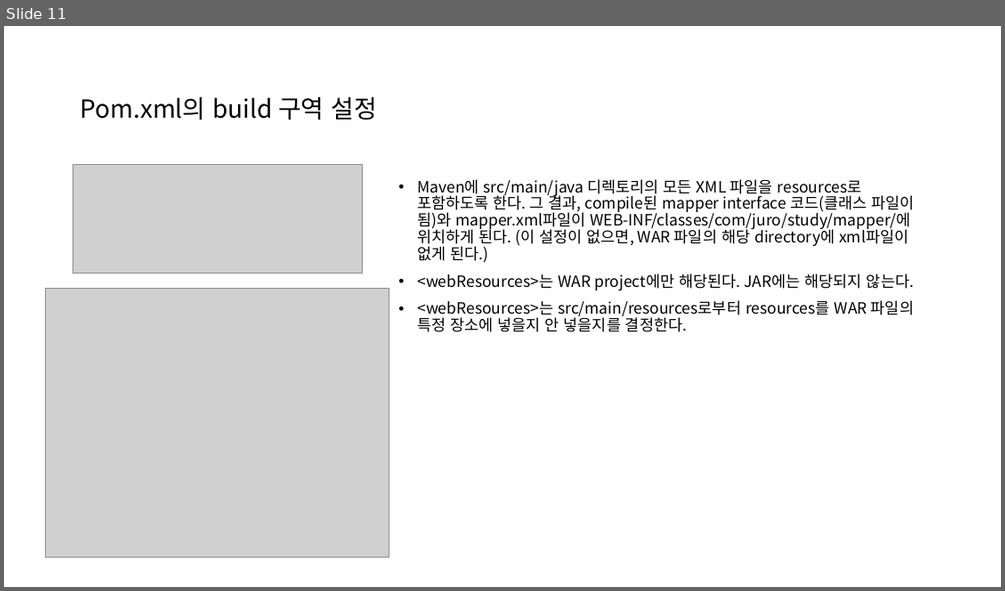
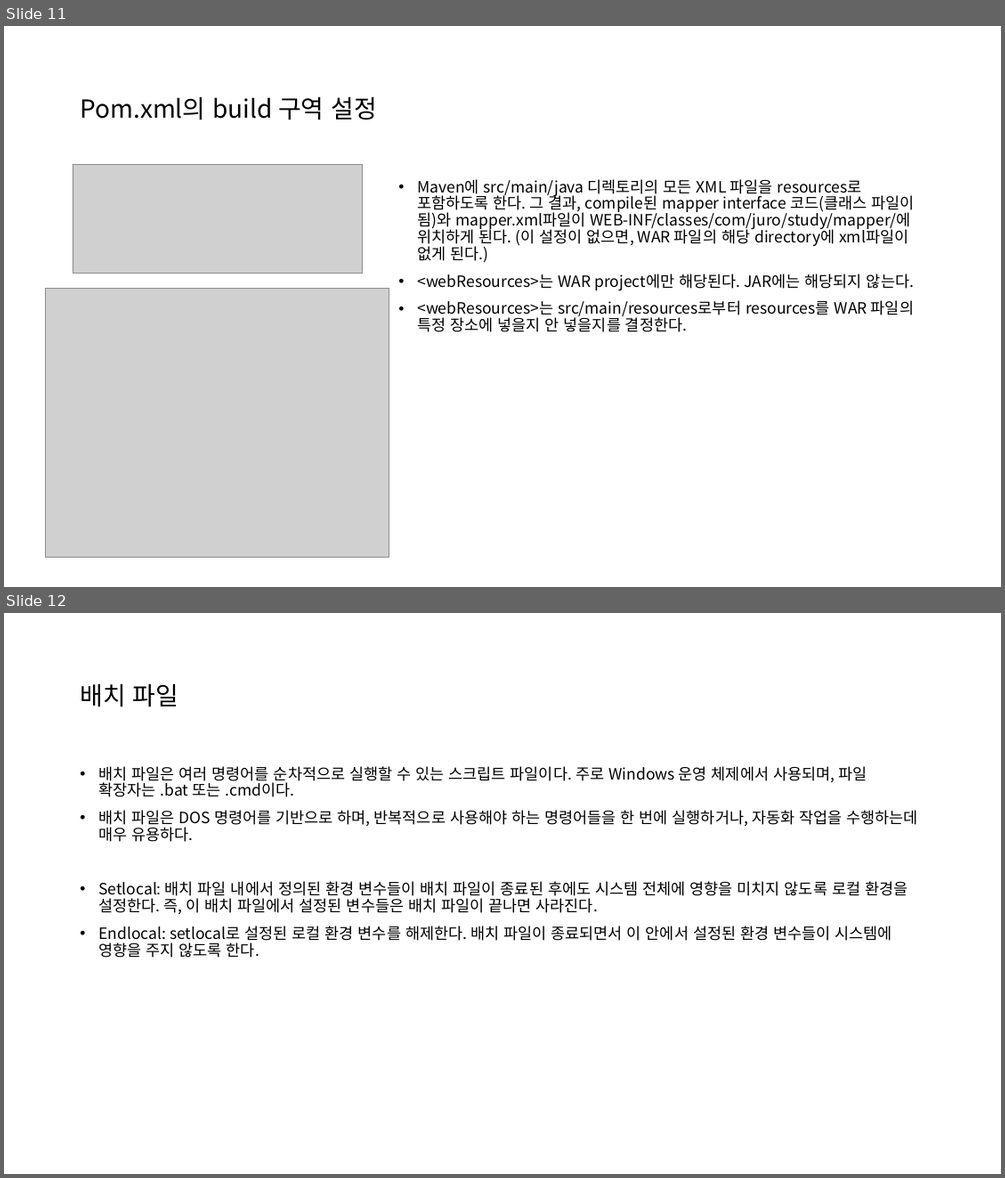
Before and after one commit to kdw1437/SpringHomework_BackEnd, a slide deck: 240830_프레젠테이션.pptx. Shown one above the other, each under a label of ours: slide 11 before the commit, slides 11 and 12 after it. The pictures are 1005x591 and 1005x1178 pixels, drawn with LibreOffice and Linux fonts; fonts in the diff are those of the drawing; grey boxes stand for pictures. Boxes give left, top, right and bottom in pixels: in the first picture for what was removed or moved away, otherwise in the second. Text is boxed around its words. In the diff, an @@ line names an element or a change of style, - is before the commit and + after.

```diff
--- a/240830_프레젠테이션.pptx
+++ b/240830_프레젠테이션.pptx
@@ slide 12 added at [4,613,1001,1174], background #FFFFFF @@
@@ title added at [80,683,179,707], 24 pt, text #000000 @@
+배치 파일
@@ text added at [98,766,918,957], 15 pt, text #000000 @@
+• 배치 파일은 여러 명령어를 순차적으로 실행할 수 있는 스크립트 파일이다. 주로 Windows 운영 체제에서 사용되며, 파일 확장자는 .bat 또는 .cmd이다.
+• 배치 파일은 DOS 명령어를 기반으로 하며, 반복적으로 사용해야 하는 명령어들을 한 번에 실행하거나, 자동화 작업을 수행하는데 매우 유용하다.
+• Setlocal: 배치 파일 내에서 정의된 환경 변수들이 배치 파일이 종료된 후에도 시스템 전체에 영향을 미치지 않도록 로컬 환경을 설정한다. 즉, 이 배치 파일에서 설정된 변수들은 배치 파일이 끝나면 사라진다.
+• Endlocal: setlocal로 설정된 로컬 환경 변수를 해제한다. 배치 파일이 종료되면서 이 안에서 설정된 환경 변수들이 시스템에 영향을 주지 않도록 한다.
```
Also in this commit, not shown: 1 slide changed, 2 other files.
